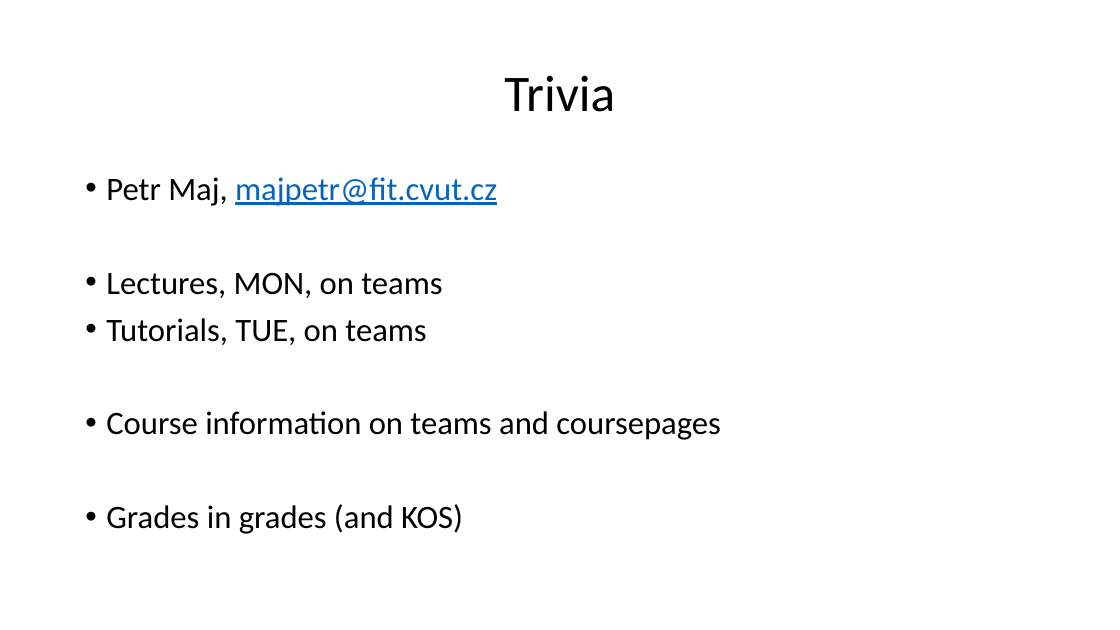
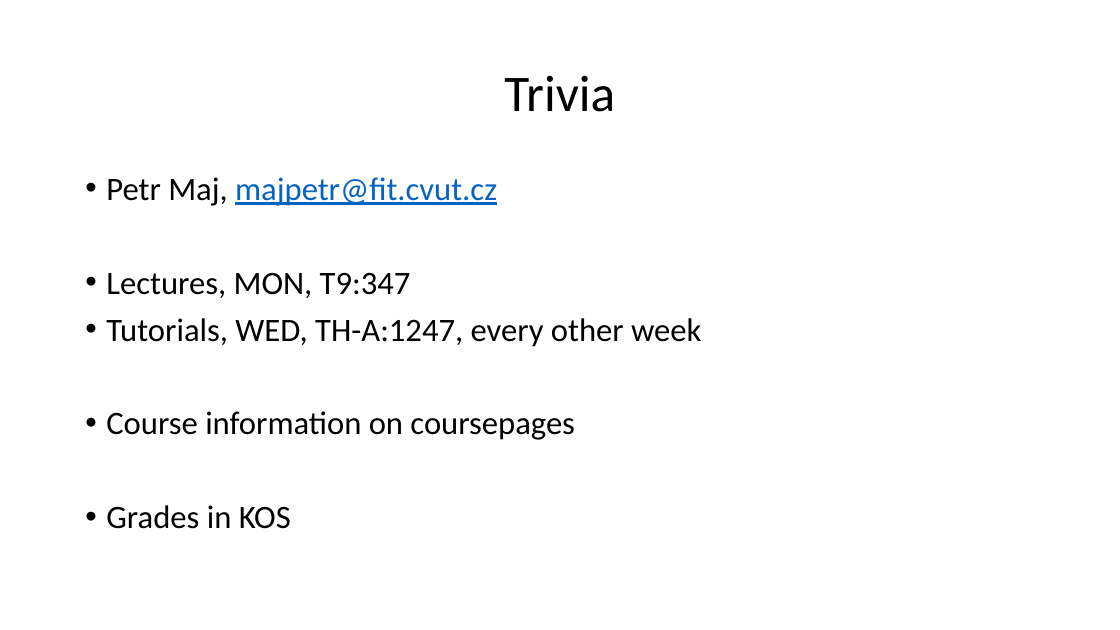
Before and after one commit to ganoliz/NI-GEN, a slide deck: slide 2 of media/NI-GEN-1.pptx. Drawn at 1120x630 pixels with LibreOffice and Linux fonts; fonts in the diff are those of the drawing. Boxes give left, top, right and bottom in pixels: in the first picture for what was removed or moved away, otherwise in the second. Text is boxed around its words. In the diff, an @@ line names an element or a change of style, - is before the commit and + after.

```diff
--- a/media/NI-GEN-1.pptx
+++ b/media/NI-GEN-1.pptx
@@ text at (106, 272, 701, 529): text changed @@
-• Lectures, MON, on teams
-• Tutorials, TUE, on teams
-• Course information on teams and coursepages
-• Grades in grades (and KOS)
+• Lectures, MON, T9:347
+• Tutorials, WED, TH-A:1247, every other week
+• Course information on coursepages
+• Grades in KOS
```
Also in this commit, not shown: 3 other slides changed, 1 slide removed, 5 other files.
